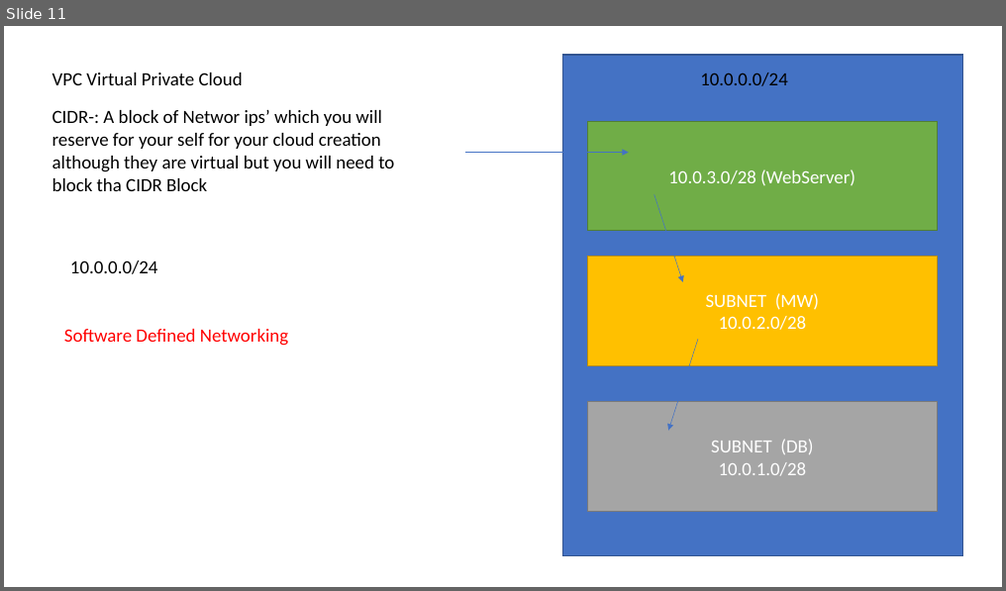
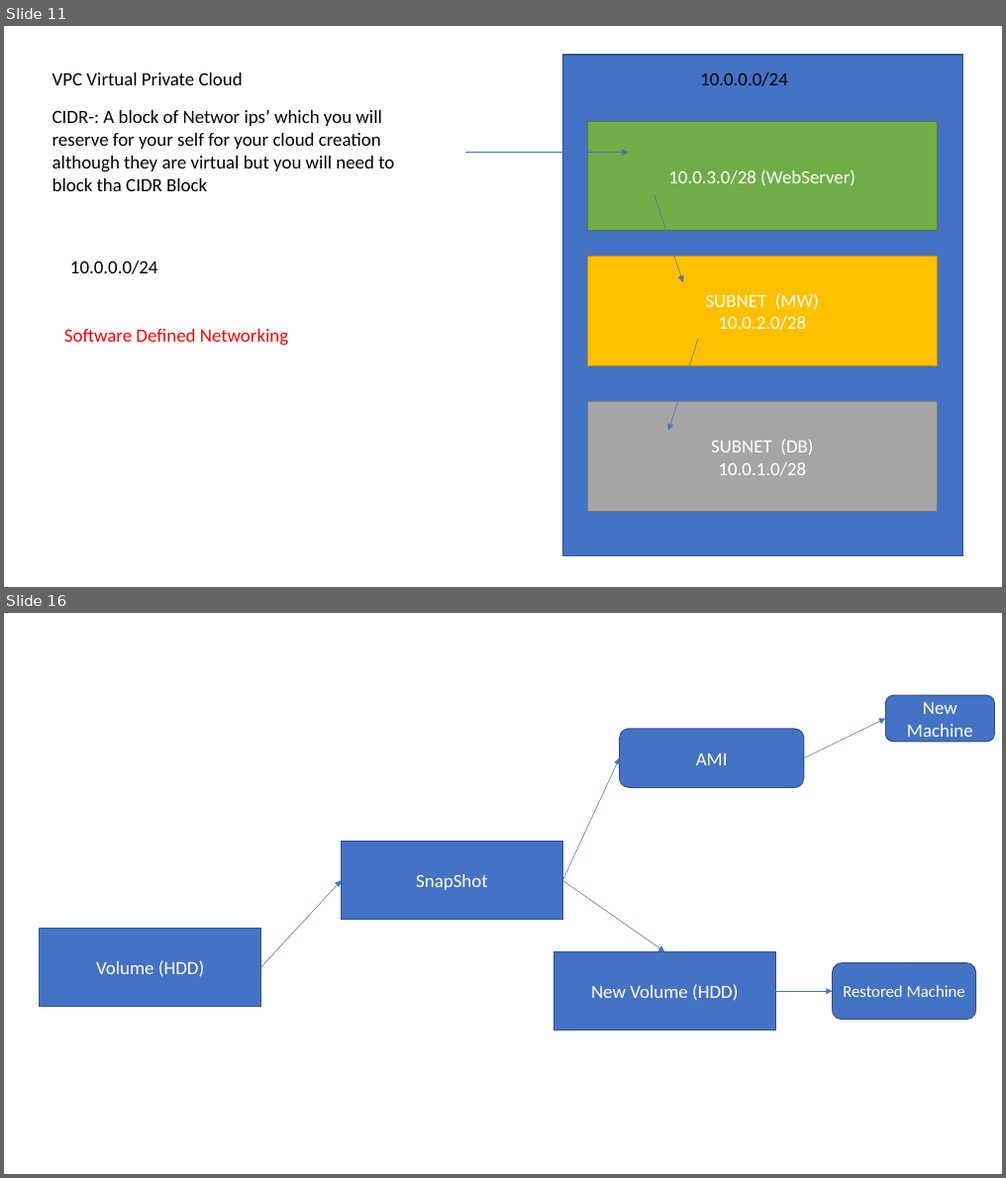
Before and after one commit to nileshdevdas/smcloudbasics, a slide deck: Day-1_BasicCloud.pptx. Shown one above the other, each under a label of ours: slide 11 before the commit, slides 11 and 16 after it; the slides between them are not shown. The pictures are 1006x591 and 1006x1178 pixels, drawn with LibreOffice and Linux fonts; fonts in the diff are those of the drawing. Boxes give left, top, right and bottom in pixels: in the first picture for what was removed or moved away, otherwise in the second. Text is boxed around its words. In the diff, an @@ line names an element or a change of style, - is before the commit and + after.

```diff
--- a/Day-1_BasicCloud.pptx
+++ b/Day-1_BasicCloud.pptx
@@ slide 16 added at <box>4,613,1002,1174</box>, background #FFFFFF @@
@@ rounded rectangle added at <box>886,695,994,742</box>, fill #4472C4, outline #325491 1 pt, 18 pt, text #FFFFFF @@
+New Machine
@@ rounded rectangle added at <box>620,729,804,788</box>, fill #4472C4, outline #325491 1 pt, 18 pt, text #FFFFFF @@
+AMI
@@ arrow added from (804, 759) to (886, 719), #4472C4 0.5 pt @@
@@ arrow added from (562, 881) to (620, 759), #4472C4 0.5 pt @@
@@ rectangle added at <box>342,842,563,920</box>, fill #4472C4, outline #325491 1 pt, 18 pt, text #FFFFFF @@
+SnapShot
@@ arrow added from (260, 967) to (342, 881), #4472C4 0.5 pt @@
@@ arrow added from (562, 881) to (665, 953), #4472C4 0.5 pt @@
@@ rectangle added at <box>40,928,260,1007</box>, fill #4472C4, outline #325491 1 pt, 18 pt, text #FFFFFF @@
+Volume (HDD)
@@ rectangle added at <box>554,953,776,1031</box>, fill #4472C4, outline #325491 1 pt, 18 pt, text #FFFFFF @@
+New Volume (HDD)
@@ rounded rectangle added at <box>833,963,976,1020</box>, fill #4472C4, outline #325491 1 pt, 16 pt, text #FFFFFF @@
+Restored Machine
@@ arrow added from (776, 992) to (833, 992), #4472C4 0.5 pt @@
```
Also in this commit, not shown: 5 other slides added.
